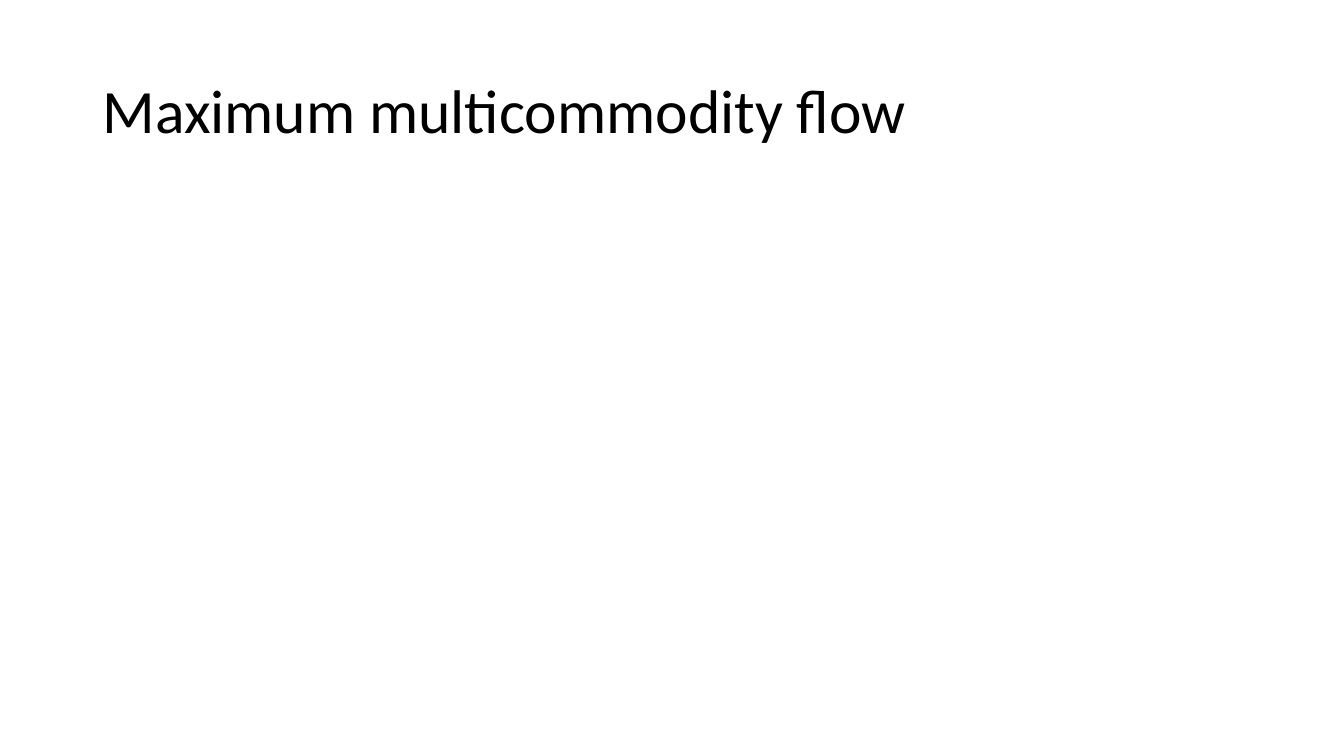
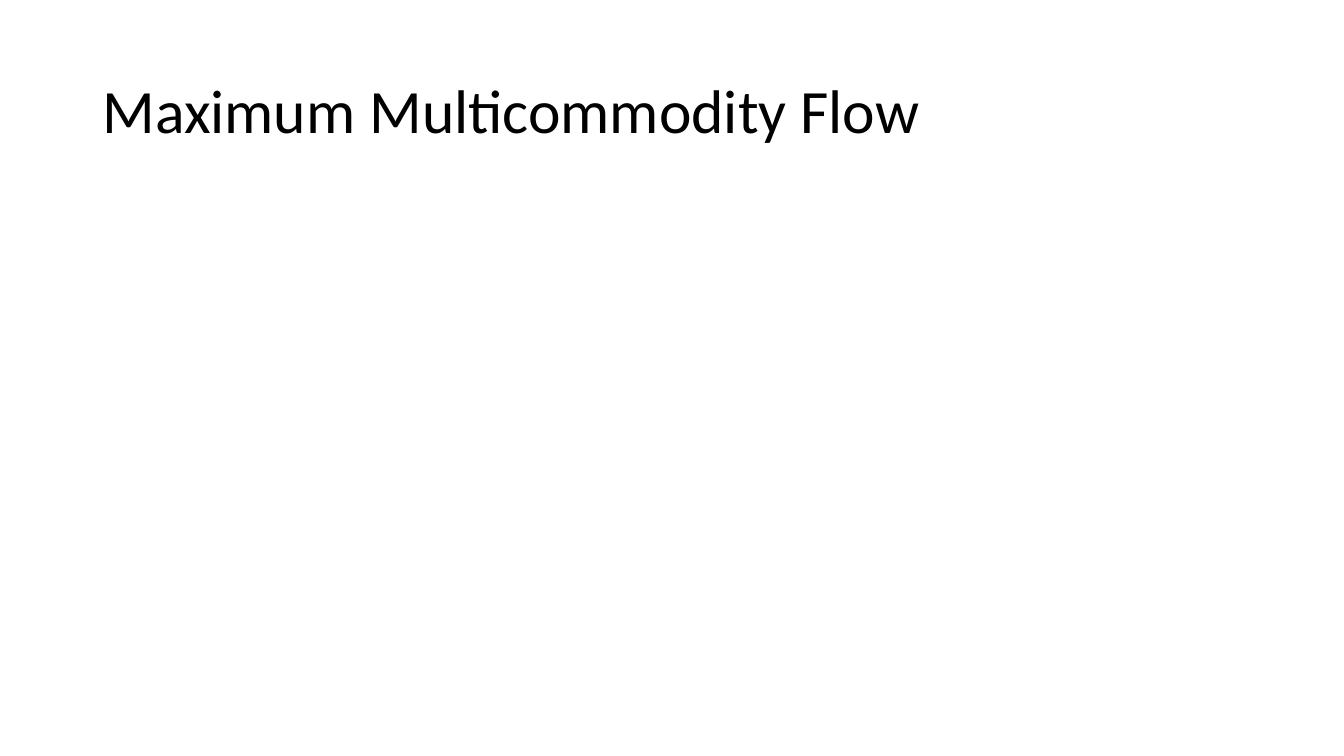
Before and after one commit to Speedphil544/Vortrag, a slide deck: slide 2 of MMCFP.pptx. Drawn at 1344x756 pixels with LibreOffice and Linux fonts; fonts in the diff are those of the drawing; grey boxes stand for pictures. Boxes give left, top, right and bottom in pixels: in the first picture for what was removed or moved away, otherwise in the second. Text is boxed around its words. In the diff, an @@ line names an element or a change of style, - is before the commit and + after.

```diff
--- a/MMCFP.pptx
+++ b/MMCFP.pptx
@@ title at (x1=102, y1=90, x2=919, y2=143): text changed @@
-Maximum multicommodity flow
+Maximum Multicommodity Flow
```
Also in this commit, not shown: 7 other slides changed, 2 slides added, 1 slide removed.
